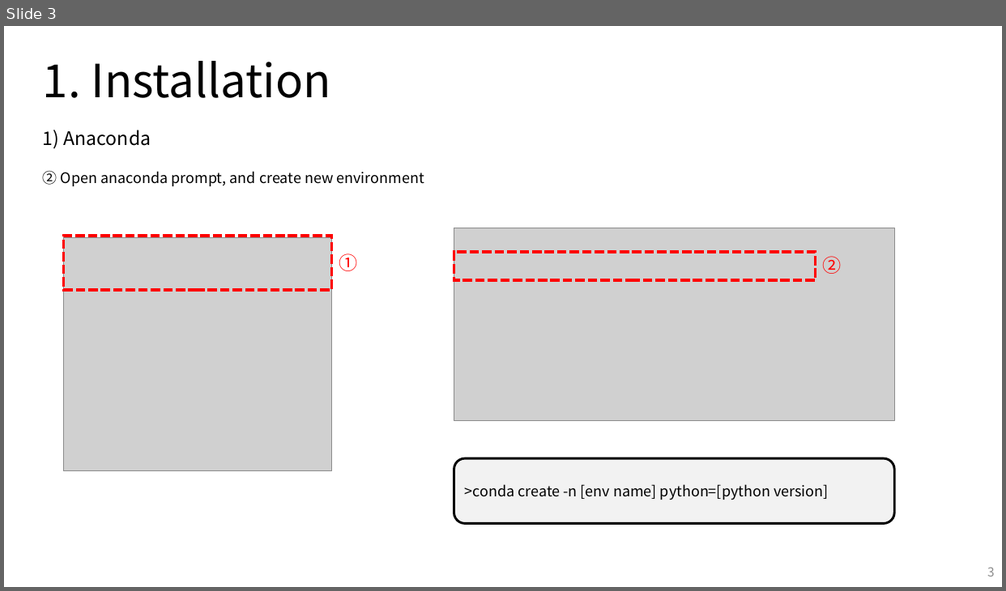
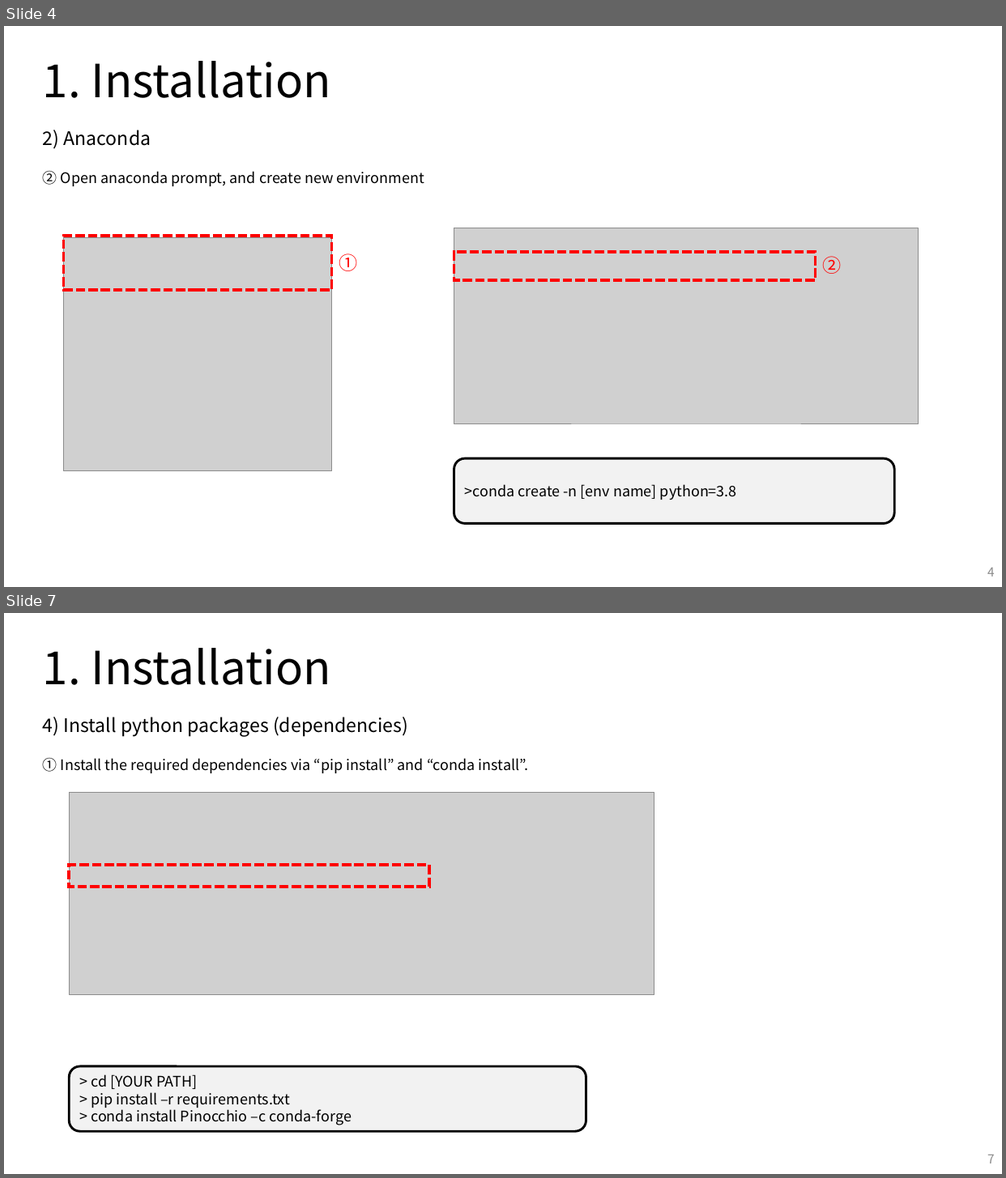
Before and after one commit to 0LYS0/mech439_pybullet, a slide deck: manual/Manual.pptx. Shown one above the other, each under a label of ours: slide 3 before the commit, slides 4 and 7 after it; the slides between them are not shown. The pictures are 1006x591 and 1006x1178 pixels, drawn with LibreOffice and Linux fonts; fonts in the diff are those of the drawing; grey boxes stand for pictures; background and template pictures are left out. Boxes give left, top, right and bottom in pixels: in the first picture for what was removed or moved away, otherwise in the second. Text is boxed around its words. In the diff, an @@ line names an element or a change of style, - is before the commit and + after.

```diff
--- a/manual/Manual.pptx
+++ b/manual/Manual.pptx
@@ slide 7 added at box(4, 613, 1002, 1174), background #FFFFFF @@
@@ text added at box(43, 648, 331, 685), 44 pt, text #000000 @@
+1. Installation
@@ text added at box(43, 717, 408, 736), 18 pt, text #000000 @@
+4) Install python packages (dependencies)
@@ text added at box(43, 758, 529, 773), 14 pt, text #000000 @@
+① Install the required dependencies via “pip install” and “conda install”.
@@ picture added at box(69, 792, 654, 995) @@
@@ rectangle added at box(69, 865, 429, 887), outline #FF0000 3 pt dashed @@
@@ rounded rectangle added at box(69, 1067, 586, 1131), fill #F2F2F2, outline #000000 2.25 pt, 14 pt, text #000000 @@
+> cd [YOUR PATH]
+> pip install –r requirements.txt
+> conda install Pinocchio –c conda-forge
@@ page number added at box(987, 1155, 995, 1164), 12 pt, text #8C8C8C @@
+7
@@ what was slide 3 is now slide 4 @@
@@ slide 4 changed as well @@
@@ text at box(43, 130, 151, 149): text changed @@
-1) Anaconda
+2) Anaconda
@@ picture: place and size @@
-picture at box(454, 228, 894, 420)
+picture at box(454, 228, 918, 424)
@@ text in rounded rectangle at box(465, 484, 737, 500): text changed @@
->conda create -n [env name] python=[python version]
+>conda create -n [env name] python=3.8
@@ page number at box(987, 568, 995, 577): text changed @@
-3
+4
```
Also in this commit, not shown: 5 other slides changed, 3 other slides added, 7 slides removed, 24 other files.
